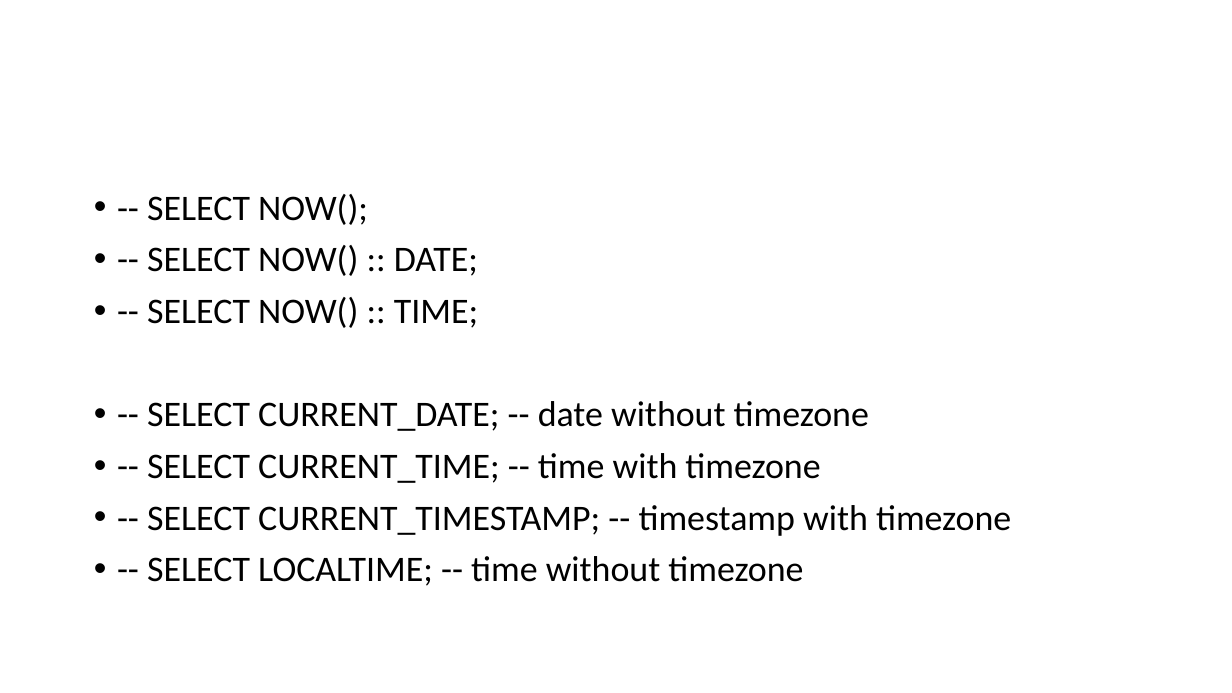
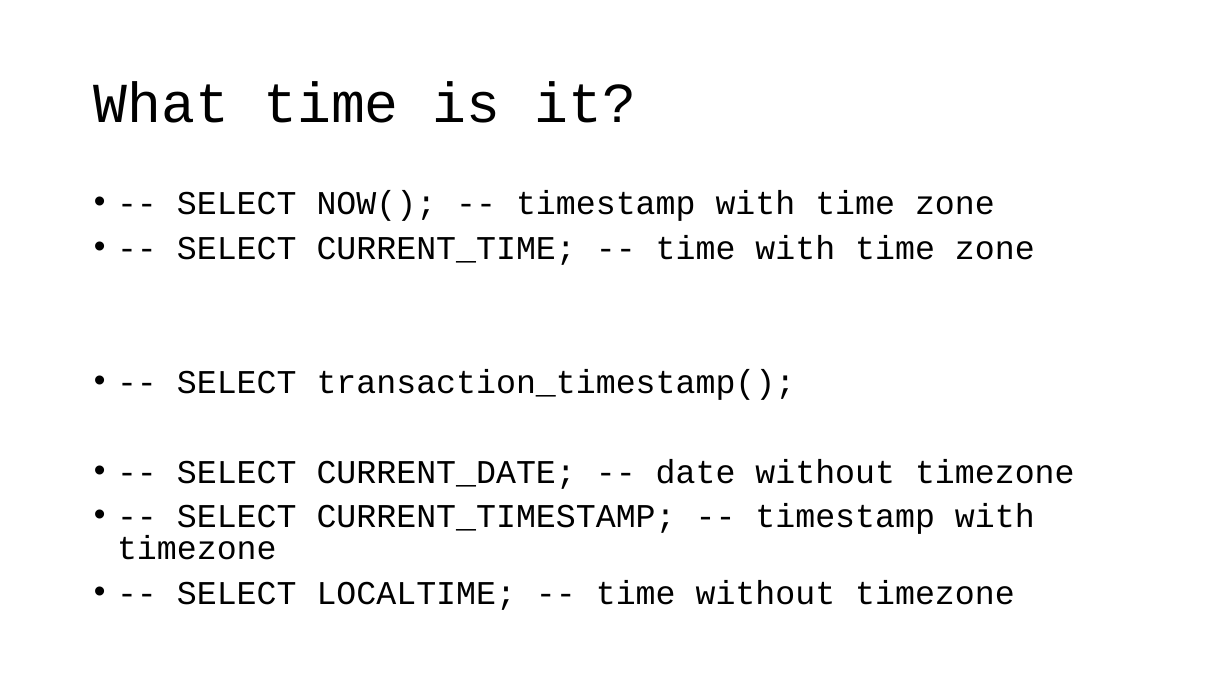
Before and after one commit to VadimAcosta/timestamps_and_intervals, a slide deck: slide 17 of times_and_dates.pptx (slide 9 before the commit). Drawn at 1232x693 pixels with LibreOffice and Linux fonts; fonts in the diff are those of the drawing. Boxes give left, top, right and bottom in pixels: in the first picture for what was removed or moved away, otherwise in the second. Text is boxed around its words. In the diff, an @@ line names an element or a change of style, - is before the commit and + after.

Commit message:
Update to presentation, focus on timestamps and time zones

```diff
--- a/times_and_dates.pptx
+++ b/times_and_dates.pptx
@@ title added at box(94, 81, 636, 123), 44 pt, text #000000 @@
+What time is it?
@@ text at box(177, 190, 1035, 400): text changed; size 28 to 25.9 pt; font Calibri to Courier New @@
-• -- SELECT NOW();
-• -- SELECT NOW() :: DATE;
-• -- SELECT NOW() :: TIME;
+• -- SELECT NOW(); -- timestamp with time zone
+• -- SELECT CURRENT_TIME; -- time with time zone
+• -- SELECT transaction_timestamp();
@@ text at box(117, 459, 1075, 610): size 28 to 25.9 pt, font Calibri to Courier New in "-- SELECT CURRENT_DATE; -- date without timezone", "-- SELECT CURRENT_TIMESTAMP; -- timestamp with timezone", "-- SELECT LOCALTIME; -- time without timezone"; line spacing 0.9 to 0.8 @@
@@ text at box(147, 453, 820, 483): paragraph removed @@
-• -- SELECT CURRENT_TIME; -- time with timezone
```
Also in this commit, not shown: 6 other slides changed, 14 slides added.
